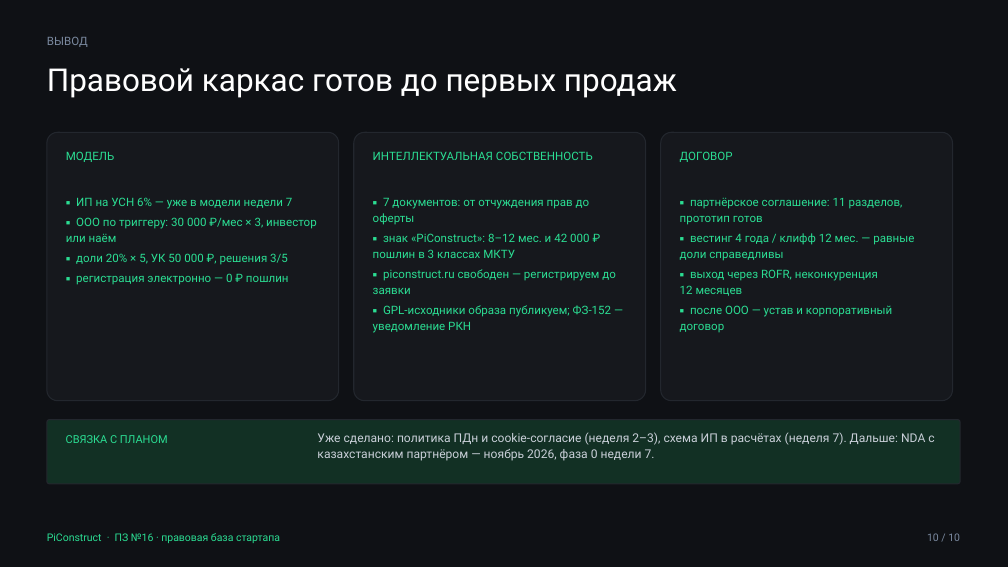
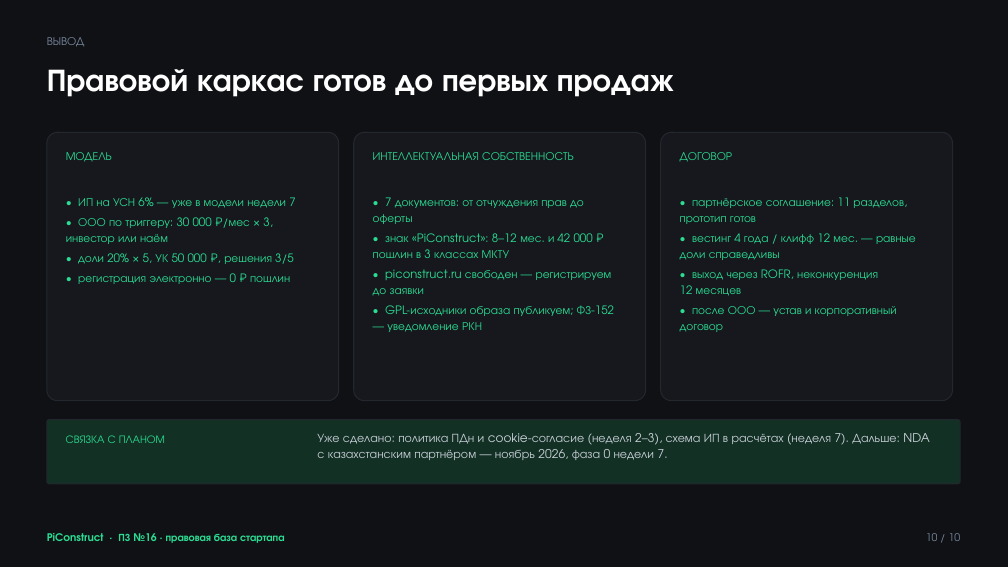
Before and after one commit to Eaglet12IQ/startup-team-1, a slide deck: slide 10 of READMEs/sem_7/week8/attachments/PiConstruct_Правовая_база.pptx. Drawn at 1008x567 pixels with LibreOffice and Linux fonts; fonts in the diff are those of the drawing. Boxes give left, top, right and bottom in pixels: in the first picture for what was removed or moved away, otherwise in the second. Text is boxed around its words. In the diff, an @@ line names an element or a change of style, - is before the commit and + after.

Commit message:
fix: switch week 8 presentation to Rubik per design system

```diff
--- a/READMEs/sem_7/week8/attachments/PiConstruct_Правовая_база.pptx
+++ b/READMEs/sem_7/week8/attachments/PiConstruct_Правовая_база.pptx
@@ text "Правовой каркас готов до первых ..." at (x1=47, y1=69, x2=674, y2=97): font Roboto to TeX Gyre Adventor, bold on @@
@@ text at (x1=66, y1=197, x2=295, y2=284): text changed; font Roboto to TeX Gyre Adventor @@
-▪ ИП на УСН 6% — уже в модели недели 7
-▪ ООО по триггеру: 30 000 ₽/мес × 3, инвестор или наём
-▪ доли 20% × 5, УК 50 000 ₽, решения 3/5
-▪ регистрация электронно — 0 ₽ пошлин
+• ИП на УСН 6% — уже в модели недели 7
+• ООО по триггеру: 30 000 ₽/мес × 3, инвестор или наём
+• доли 20% × 5, УК 50 000 ₽, решения 3/5
+• регистрация электронно — 0 ₽ пошлин
@@ text at (x1=373, y1=197, x2=614, y2=332): text changed; font Roboto to TeX Gyre Adventor @@
-▪ 7 документов: от отчуждения прав до оферты
-▪ знак «PiConstruct»: 8–12 мес. и 42 000 ₽ пошлин в 3 классах МКТУ
-▪ piconstruct.ru свободен — регистрируем до заявки
-▪ GPL-исходники образа публикуем; ФЗ-152 — уведомление РКН
+• 7 документов: от отчуждения прав до оферты
+• знак «PiConstruct»: 8–12 мес. и 42 000 ₽ пошлин в 3 классах МКТУ
+• piconstruct.ru свободен — регистрируем до заявки
+• GPL-исходники образа публикуем; ФЗ-152 — уведомление РКН
@@ text at (x1=680, y1=197, x2=916, y2=332): text changed; font Roboto to TeX Gyre Adventor @@
-▪ партнёрское соглашение: 11 разделов, прототип готов
-▪ вестинг 4 года / клифф 12 мес. — равные доли справедливы
-▪ выход через ROFR, неконкуренция 12 месяцев
-▪ после ООО — устав и корпоративный договор
+• партнёрское соглашение: 11 разделов, прототип готов
+• вестинг 4 года / клифф 12 мес. — равные доли справедливы
+• выход через ROFR, неконкуренция 12 месяцев
+• после ООО — устав и корпоративный договор
@@ font Roboto to TeX Gyre Adventor in 7 elements at (x1=47, y1=37, x2=84, y2=47), (x1=926, y1=533, x2=961, y2=541), (x1=66, y1=152, x2=112, y2=162), (x1=373, y1=152, x2=573, y2=160), (x1=680, y1=152, x2=733, y2=162), (x1=66, y1=435, x2=165, y2=443), (x1=317, y1=433, x2=929, y2=460) @@
@@ text "PiConstruct · ПЗ №16 · ..." at (x1=47, y1=533, x2=285, y2=543): font Roboto to TeX Gyre Adventor, bold on @@
```
Also in this commit, not shown: 9 other slides changed, 10 other files.
